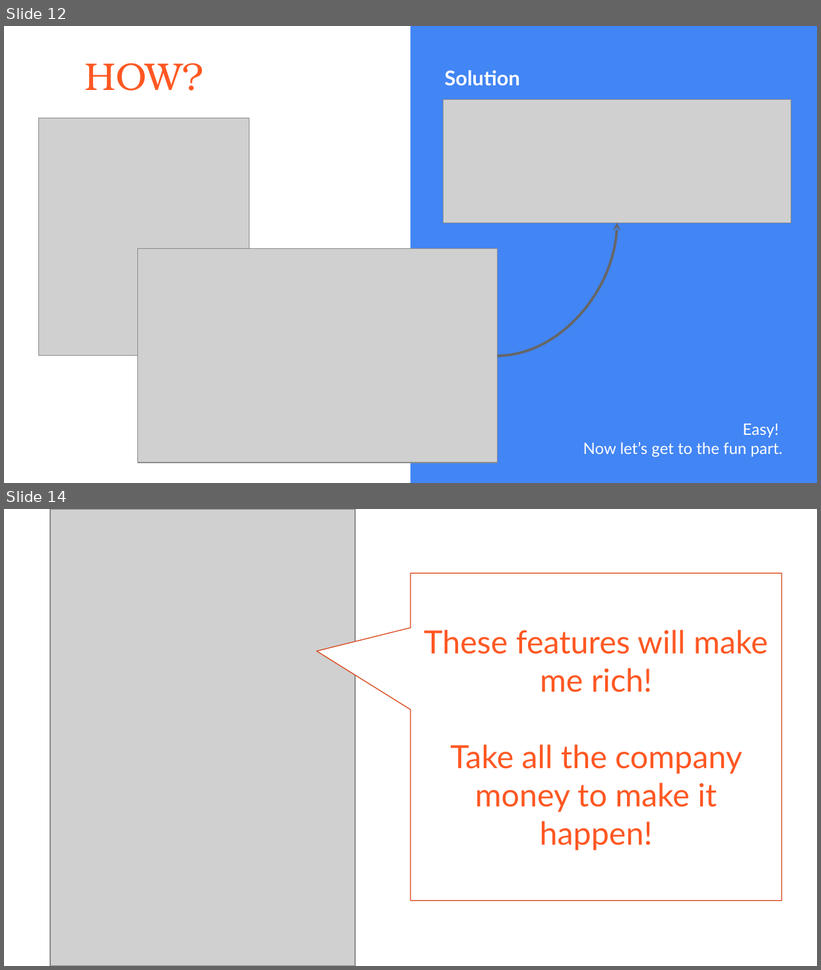
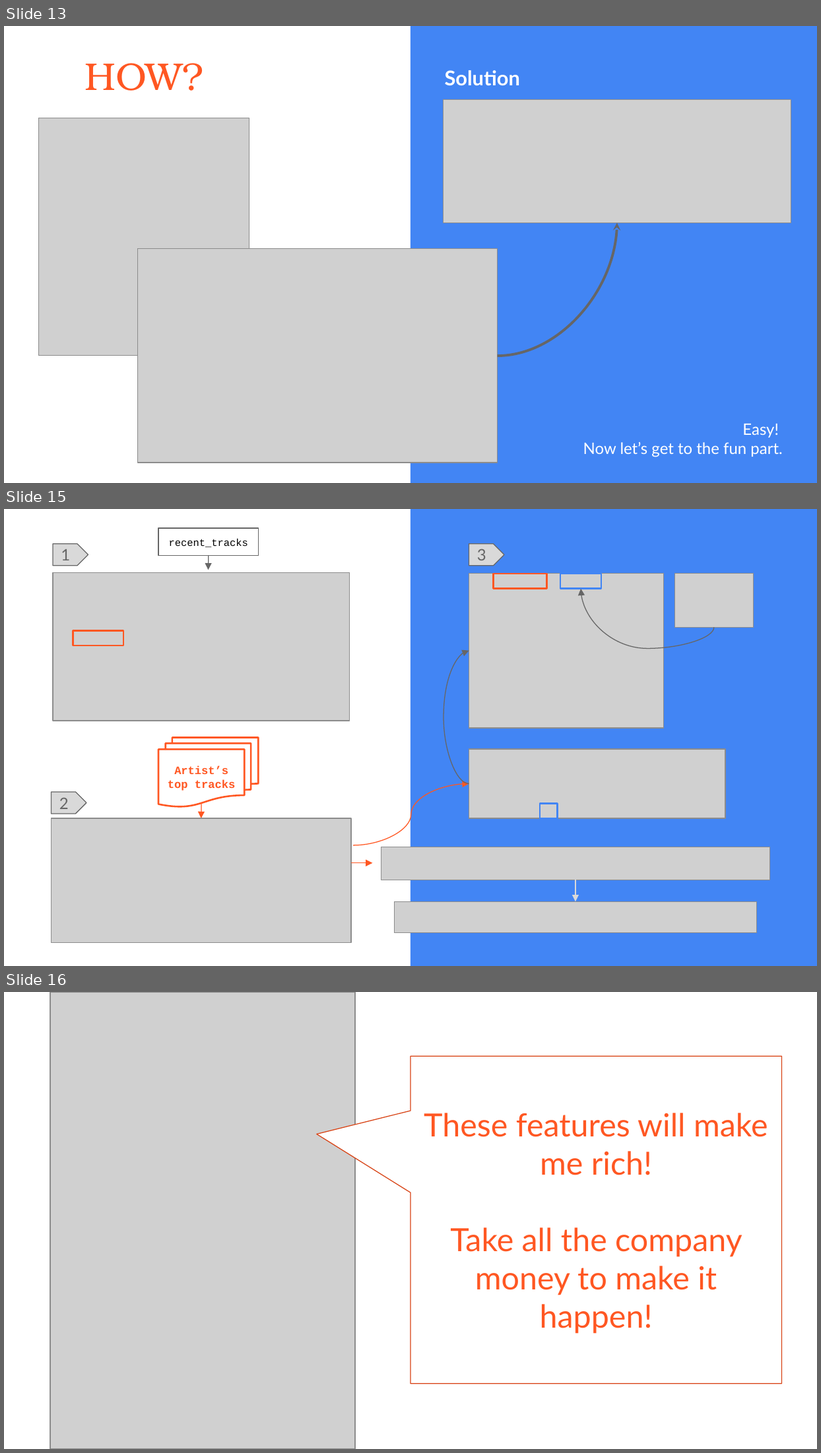
Before and after one commit to aliswh/lastfm, a slide deck: presentazione.pptx. Shown one above the other, each under a label of ours: slides 12 and 14 before the commit, slides 13, 15 and 16 after it; the slides between them are not shown. The pictures are 821x970 and 821x1453 pixels, drawn with LibreOffice and Linux fonts; fonts in the diff are those of the drawing; grey boxes stand for pictures. Boxes give left, top, right and bottom in pixels: in the first picture for what was removed or moved away, otherwise in the second. Text is boxed around its words. In the diff, an @@ line names an element or a change of style, - is before the commit and + after.

```diff
--- a/presentazione.pptx
+++ b/presentazione.pptx
@@ slide 15 added at box(4, 509, 817, 966), background #FFFFFF; not listed: 1 template element that a slide beside it also shows @@
@@ pentagon arrow added at box(53, 544, 88, 566), fill #D9D9D9, outline #666666 0.75 pt, 14 pt, text #666666 @@
+1
@@ rectangle added at box(158, 529, 259, 556), outline #666666 0.75 pt, 9 pt, text #000000 @@
+recent_tracks
@@ pentagon arrow added at box(469, 544, 504, 566), fill #D9D9D9, outline #666666 0.75 pt, 14 pt, text #666666 @@
+3
@@ arrow added from (208, 555) to (208, 570), #666666 0.75 pt @@
@@ picture added at box(53, 572, 350, 722) @@
@@ picture added at box(469, 573, 664, 729) @@
@@ rectangle added at box(494, 574, 547, 590), outline #FF5722 1.5 pt @@
@@ rectangle added at box(560, 574, 601, 590), outline #4285F4 1.5 pt @@
@@ picture added at box(675, 573, 754, 628) @@
@@ curved arrow added from (714, 628) to (582, 589), #666666 0.75 pt @@
@@ rectangle added at box(73, 631, 123, 646), outline #FF5722 1.5 pt @@
@@ curved arrow added from (469, 784) to (469, 650), #666666 0.75 pt @@
@@ flow chart multidocument added at box(158, 737, 259, 807), fill #FFFFFF, outline #FF5722 1.5 pt, 10 pt, text #FF5722, bold @@
+Artist’s top tracks
@@ picture added at box(469, 749, 725, 818) @@
@@ curved arrow added from (353, 846) to (469, 784), #FF5722 0.75 pt @@
@@ pentagon arrow added at box(51, 792, 86, 814), fill #D9D9D9, outline #666666 0.75 pt, 14 pt, text #666666 @@
+2
@@ arrow added from (201, 804) to (201, 819), #FF5722 0.75 pt @@
@@ rectangle added at box(540, 804, 558, 820), outline #4285F4 1.5 pt @@
@@ picture added at box(51, 819, 351, 943) @@
@@ arrow added from (351, 863) to (372, 863), #FF5722 0.75 pt @@
@@ picture added at box(382, 848, 770, 880) @@
@@ arrow added from (576, 880) to (576, 902), #D9D9D9 0.75 pt @@
@@ picture added at box(394, 902, 756, 933) @@
@@ what was slide 12 is now slide 13 @@
@@ what was slide 14 is now slide 16 @@
```
Also in this commit, not shown: 5 slides changed, 6 other slides added, 5 slides removed, 2 other files.
